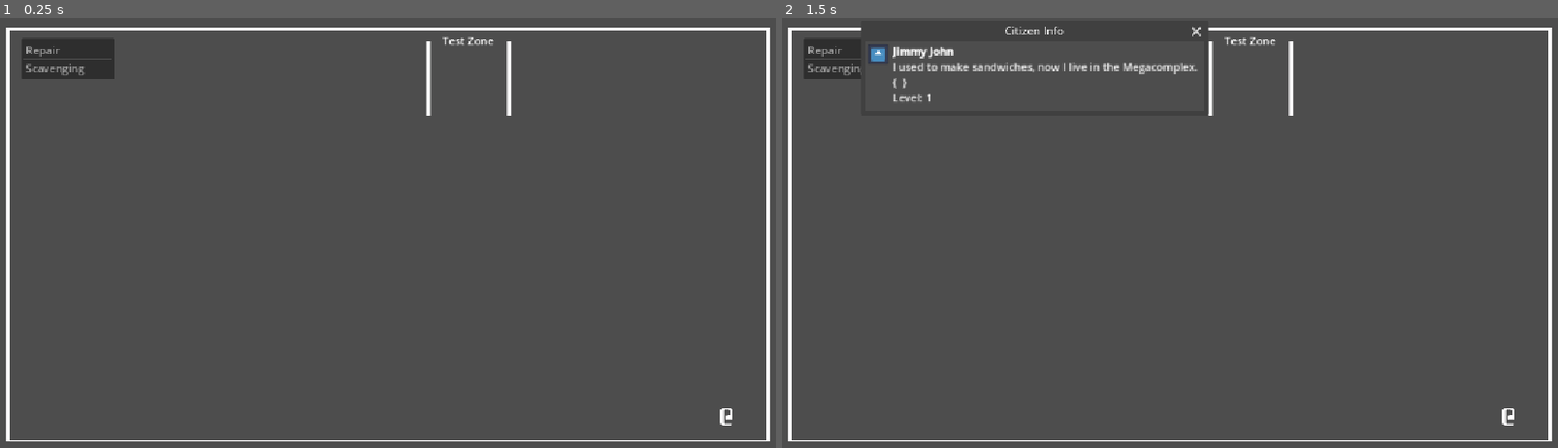
Above: before the commit, frames 1-2 (left to right).
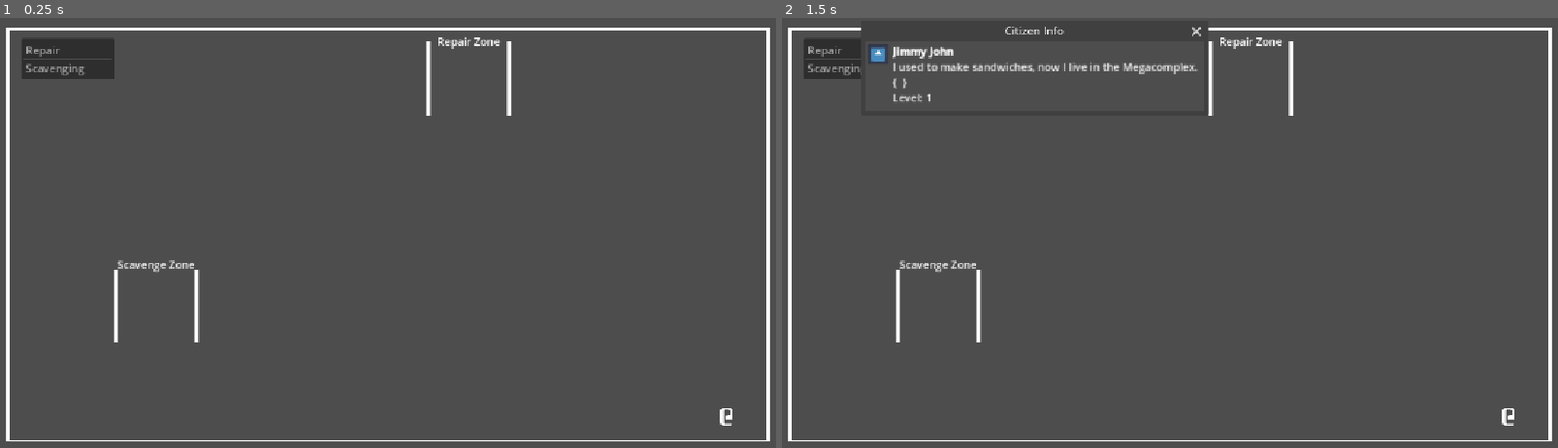
Above: after the commit, the same moments.

Repository: thompsonwill/megacomplex-testing-env
Game: Godot game, scene res://Colony_Sim_Basics/Colony_Sim_main.tscn
Same seed, same stepped clock (60 frames per second), same inputs: the game is played once before the commit and once after it. The engine's default icon, where the game draws it, is replaced by a stand-in: a white triangle on a blue panel in a dark square.
Inputs (mouse positions are in pixels of both pictures, inside the frame that each line leads up to):
- Up to frame 1 (0.25 s): no input
- Up to frame 2 (1.5 s): tap Enter at 0.5 s; drag from (1511, 417) to (1247, 138) at 0.52 s; tap Space at 1.25 s; drag from (1014, 258) to (1511, 417) at 1.27 s

The runs differ from the first frame. In frame 1, 0.5% of the frame differs, in the area x 14-65%, y 4-76%; in frame 2, 0.5%.

Commit message:
Added scavenge zone

Diff:
--- a/Colony_Sim_Basics/Colony_Sim_main.tscn
+++ b/Colony_Sim_Basics/Colony_Sim_main.tscn
@@ -8,9 +8,28 @@
 [node name="ColonySimMain" type="Node2D"]
 script = ExtResource("1_ygomo")
 
-[node name="Test_Zone" type="TileMapLayer" parent="."]
+[node name="Repair Zone" type="TileMapLayer" parent="."]
 tile_map_data = PackedByteArray("AAAaAAEAAAADAAsAAAAaAAIAAAADAAsAAAAfAAIAAAADAAsAAAAfAAEAAAADAAsAAAAaAAMAAAADAAsAAAAfAAMAAAADAAsAAAA=")
 tile_set = ExtResource("1_c8tbi")
+
+[node name="Zone_Label" type="Label" parent="Repair Zone"]
+offset_left = 649.0
+offset_top = 23.0
+offset_right = 742.0
+offset_bottom = 46.0
+text = "Repair Zone"
+
+[node name="Scavenge Zone" type="TileMapLayer" parent="."]
+position = Vector2(-464, 339)
+tile_map_data = PackedByteArray("AAAaAAEAAAADAAsAAAAaAAIAAAADAAsAAAAfAAIAAAADAAsAAAAfAAEAAAADAAsAAAAaAAMAAAADAAsAAAAfAAMAAAADAAsAAAA=")
+tile_set = ExtResource("1_c8tbi")
+
+[node name="Zone_Label" type="Label" parent="Scavenge Zone"]
+offset_left = 638.0
+offset_top = 16.0
+offset_right = 753.0
+offset_bottom = 39.0
+text = "Scavenge Zone"
 
 [node name="Walls" type="TileMapLayer" parent="."]
 tile_map_data = PackedByteArray("AAABAAAAAAAEAAwAAAACAAAAAAAEAAwAAAADAAAAAAAEAAwAAAAEAAAAAAAEAAwAAAAFAAAAAAAEAAwAAAAGAA …(1968 unchanged characters)…
@@ -18,13 +37,6 @@
 
 [node name="Citizen" parent="." instance=ExtResource("2_1kxar")]
 position = Vector2(1079, 593)
-
-[node name="Zone_Label" type="Label" parent="."]
-offset_left = 657.0
-offset_top = 22.0
-offset_right = 732.0
-offset_bottom = 45.0
-text = "Test Zone"
 
 [node name="JobScreen" parent="." instance=ExtResource("4_5nnic")]
 anchors_preset = 2
--- a/Colony_Sim_Basics/Scripts/State/SimulationManager.gd
+++ b/Colony_Sim_Basics/Scripts/State/SimulationManager.gd
@@ -12,9 +12,10 @@
 	#"cost": {ScrapMetal: 1} <-- however many resources it costs to do this
 },{
 	"type": "Scavenging",
-	"location": Vector2i(686,80), # make sure you fill this in with the real zone
+	"location": Vector2i(220,409), # make sure you fill this in with the real zone
 	"duration": 10.0, # <-- add required work time (in seconds)
-	#"cost": {ScrapMetal: 1} <-- however many resources it costs to do this
+	#"cost": null <-- however many resources it costs to do this
+	#"reward": {} Is there a reward? How much will they *get* for scavenging? They can add this to their inventory
 }]
 ## End main game state variables
 
--- a/Colony_Sim_Basics/Scripts/colony_main_scene.gd
+++ b/Colony_Sim_Basics/Scripts/colony_main_scene.gd
@@ -13,4 +13,5 @@
 
 # Called every frame. 'delta' is the elapsed time since the previous frame.
 func _process(delta: float) -> void:
+	#print(get_global_mouse_position())
 	pass
